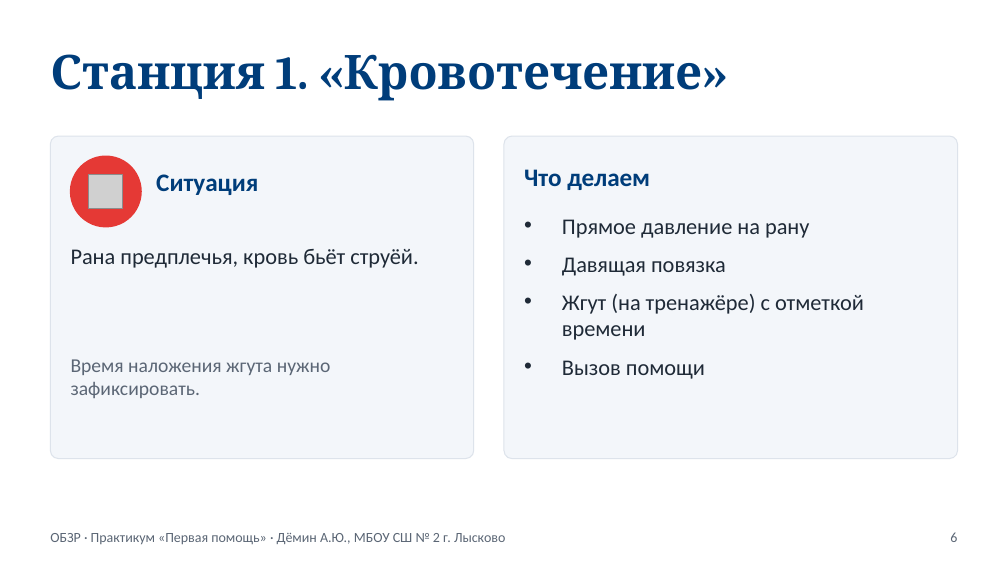
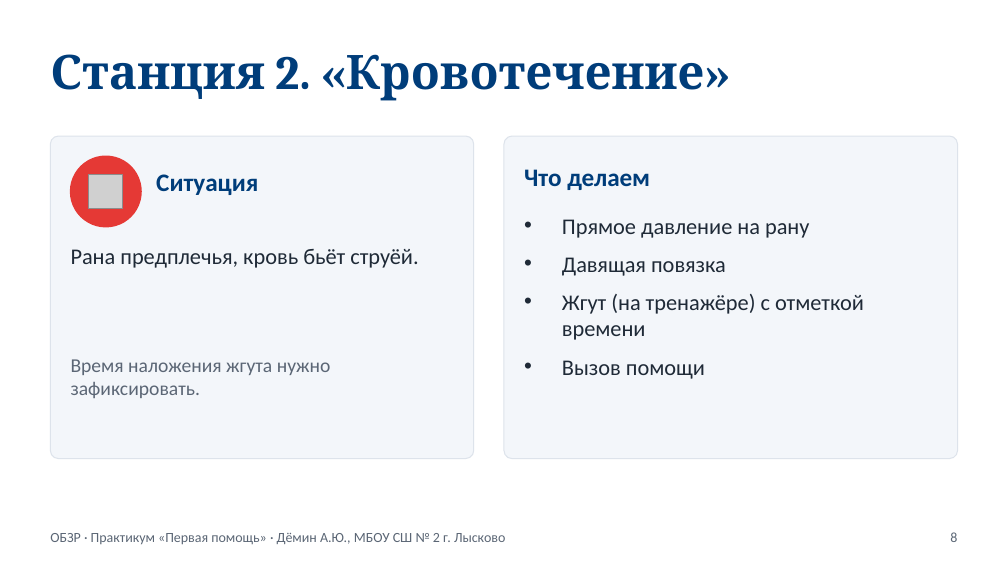
Before and after one commit to OBZR77/demin-obzr-site, a slide deck: slide 8 of files/prezentacii/nvp-8-pervaya-pomoshch-praktikum.pptx (slide 6 before the commit). Drawn at 1008x567 pixels with LibreOffice and Linux fonts; fonts in the diff are those of the drawing; grey boxes stand for pictures. Boxes give left, top, right and bottom in pixels: in the first picture for what was removed or moved away, otherwise in the second. Text is boxed around its words. In the diff, an @@ line names an element or a change of style, - is before the commit and + after.

```diff
--- a/files/prezentacii/nvp-8-pervaya-pomoshch-praktikum.pptx
+++ b/files/prezentacii/nvp-8-pervaya-pomoshch-praktikum.pptx
@@ text at bbox=[50, 54, 705, 101]: text changed @@
-Станция 1. «Кровотечение»
+Станция 2. «Кровотечение»
@@ text at bbox=[950, 532, 957, 542]: text changed @@
-6
+8
```
Also in this commit, not shown: 3 other slides changed, 5 other files.
